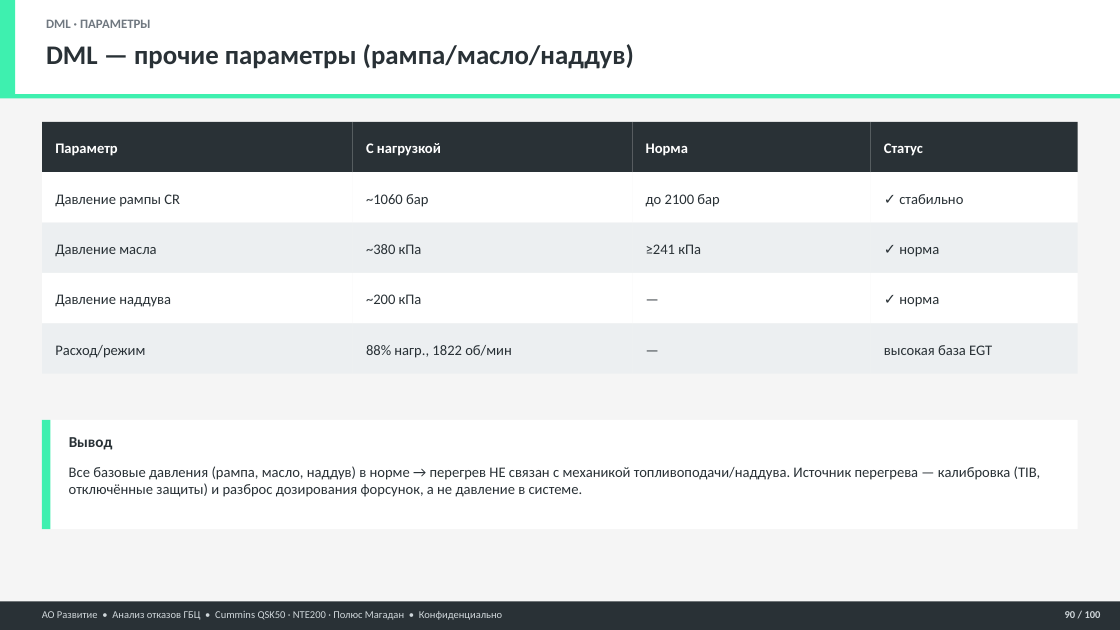
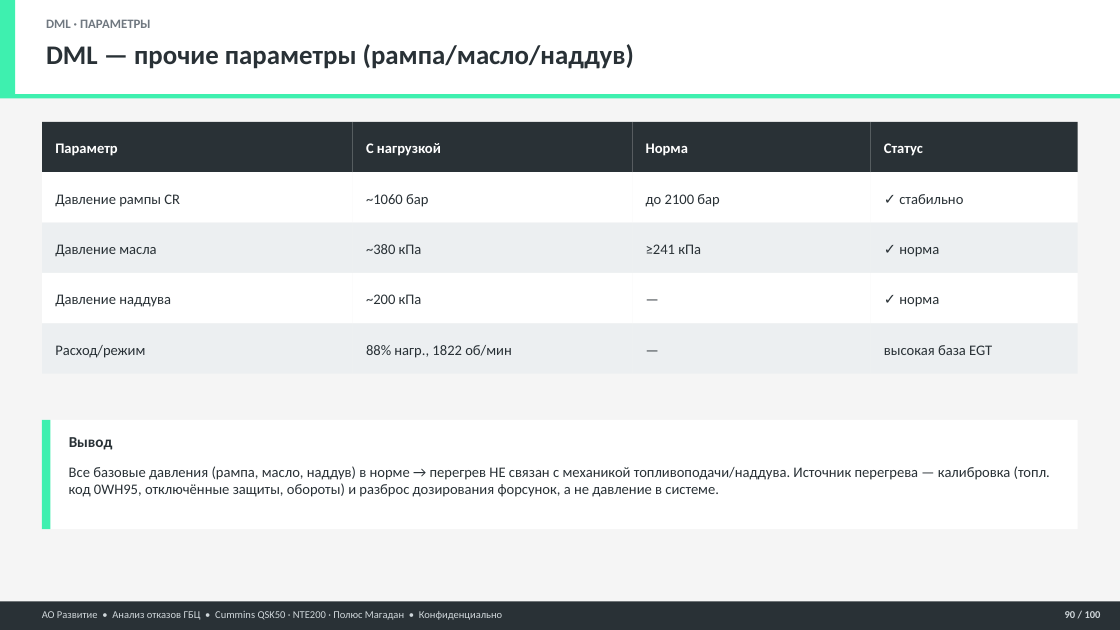
Before and after one commit to victorekuznetsov/NTE200, a slide deck: slide 90 of 05 Отчёты/Презентации/Анализ_ГБЦ_QSK50_NTE200_БОЛЬШОЙ.pptx. Drawn at 1120x630 pixels with LibreOffice and Linux fonts; fonts in the diff are those of the drawing. Boxes give left, top, right and bottom in pixels: in the first picture for what was removed or moved away, otherwise in the second. Text is boxed around its words. In the diff, an @@ line names an element or a change of style, - is before the commit and + after.

```diff
--- a/05 Отчёты/Презентации/Анализ_ГБЦ_QSK50_NTE200_БОЛЬШОЙ.pptx
+++ b/05 Отчёты/Презентации/Анализ_ГБЦ_QSK50_NTE200_БОЛЬШОЙ.pptx
@@ text at box(69, 466, 1050, 497): text changed @@
-Все базовые давления (рампа, масло, наддув) в норме → перегрев НЕ связан с механикой топливоподачи/наддува. Источник перегрева — калибровка (TIB, отключённые защиты) и разброс дозирования форсунок, а не давление в системе.
+Все базовые давления (рампа, масло, наддув) в норме → перегрев НЕ связан с механикой топливоподачи/наддува. Источник перегрева — калибровка (топл. код 0WH95, отключённые защиты, обороты) и разброс дозирования форсунок, а не давление в системе.
```
Also in this commit, not shown: 15 other slides changed, 12 other files.
